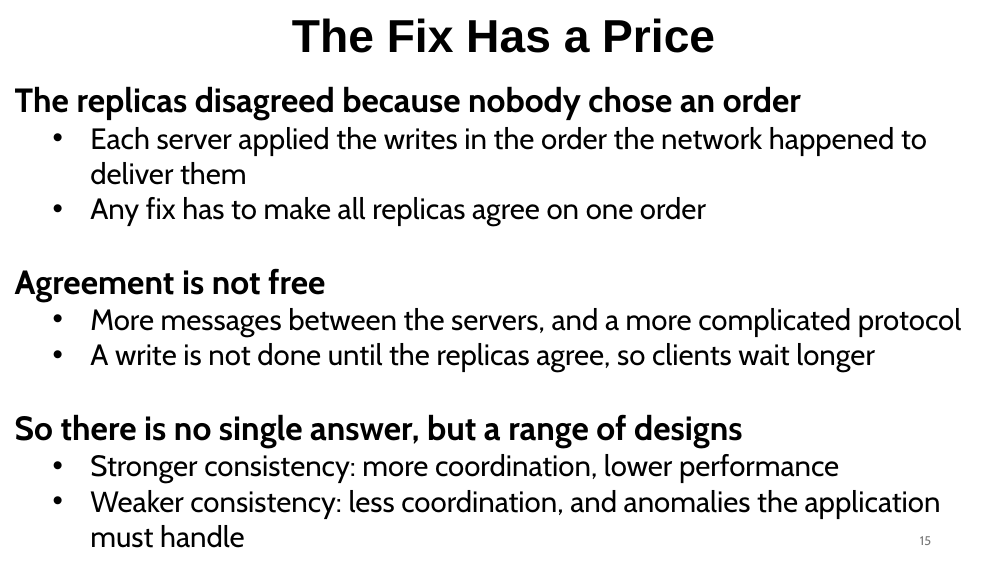
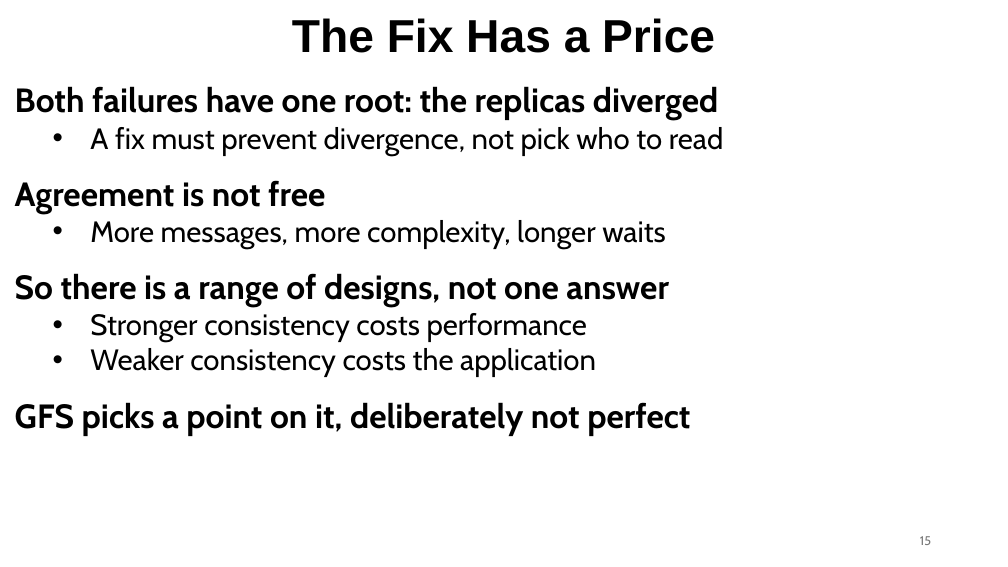
Before and after one commit to ec528/ec528.github.io, a slide deck: slide 15 of slides/fall26/4-gfs.pptx. Drawn at 1008x567 pixels with LibreOffice and Linux fonts; fonts in the diff are those of the drawing. Boxes give left, top, right and bottom in pixels: in the first picture for what was removed or moved away, otherwise in the second. Text is boxed around its words. In the diff, an @@ line names an element or a change of style, - is before the commit and + after.

```diff
--- a/slides/fall26/4-gfs.pptx
+++ b/slides/fall26/4-gfs.pptx
@@ text at (15, 86, 723, 156): text changed; size 28 to 32 pt; bold on @@
-The replicas disagreed because nobody chose an order
-• Each server applied the writes in the order the network happened to deliver them
-• Any fix has to make all replicas agree on one order
+Both failures have one root: the replicas diverged
+• A fix must prevent divergence, not pick who to read
@@ text at (15, 220, 690, 436): text changed @@
-• More messages between the servers, and a more complicated protocol
-• A write is not done until the replicas agree, so clients wait longer
-So there is no single answer, but a range of designs
-• Stronger consistency: more coordination, lower performance
-• Weaker consistency: less coordination, and anomalies the application must handle
-GFS picks a point on this range: better than this design, deliberately not perfect
+• More messages, more complexity, longer waits
+So there is a range of designs, not one answer
+• Stronger consistency costs performance
+• Weaker consistency costs the application
+GFS picks a point on it, deliberately not perfect
```
Also in this commit, not shown: 1 other slide changed.
